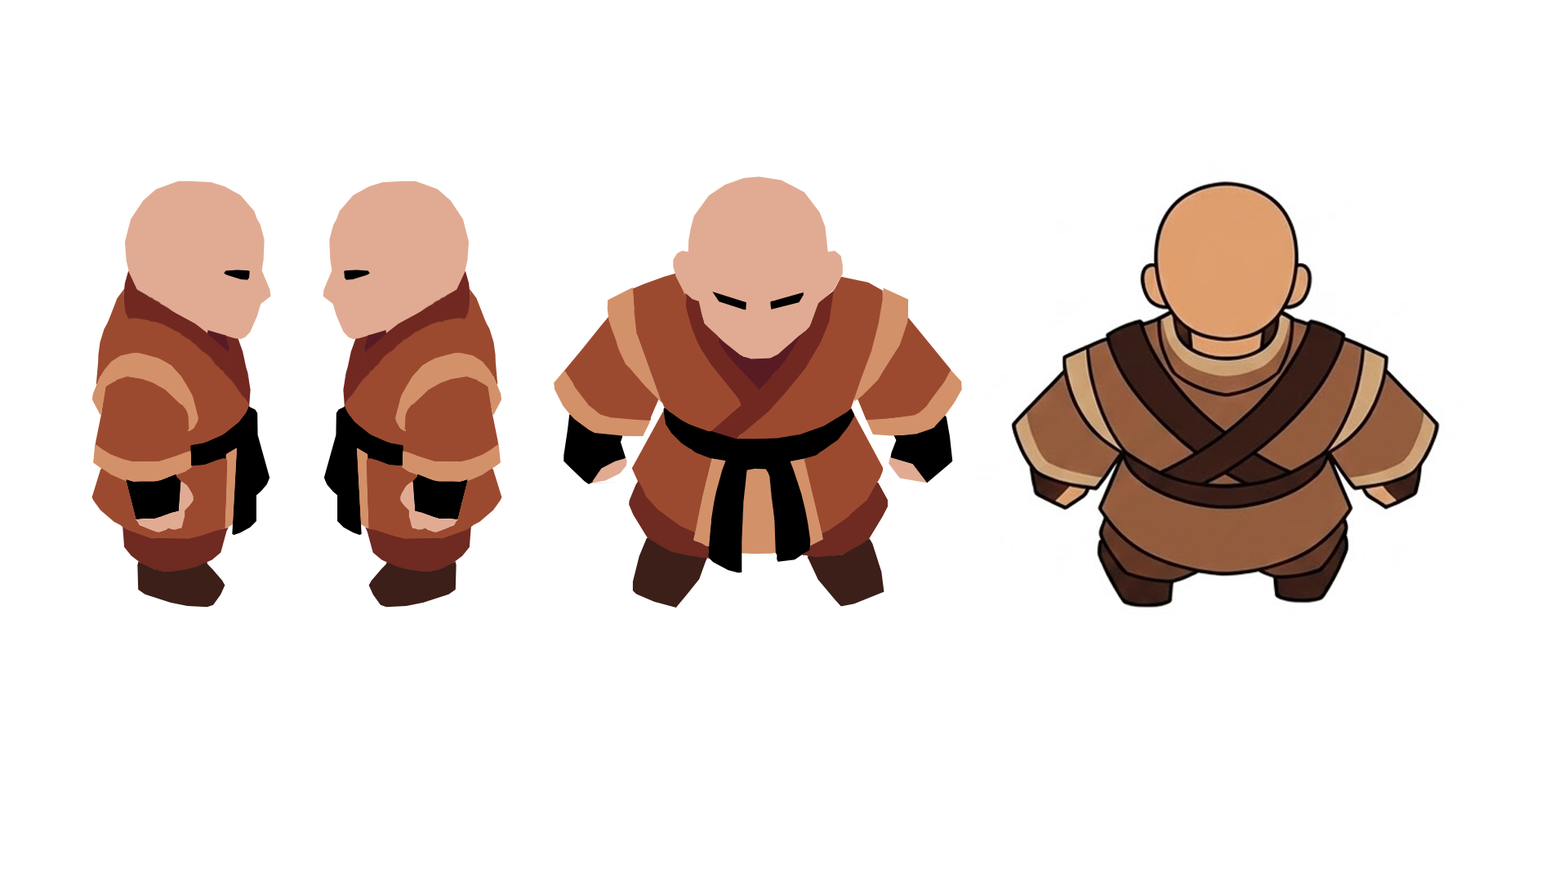
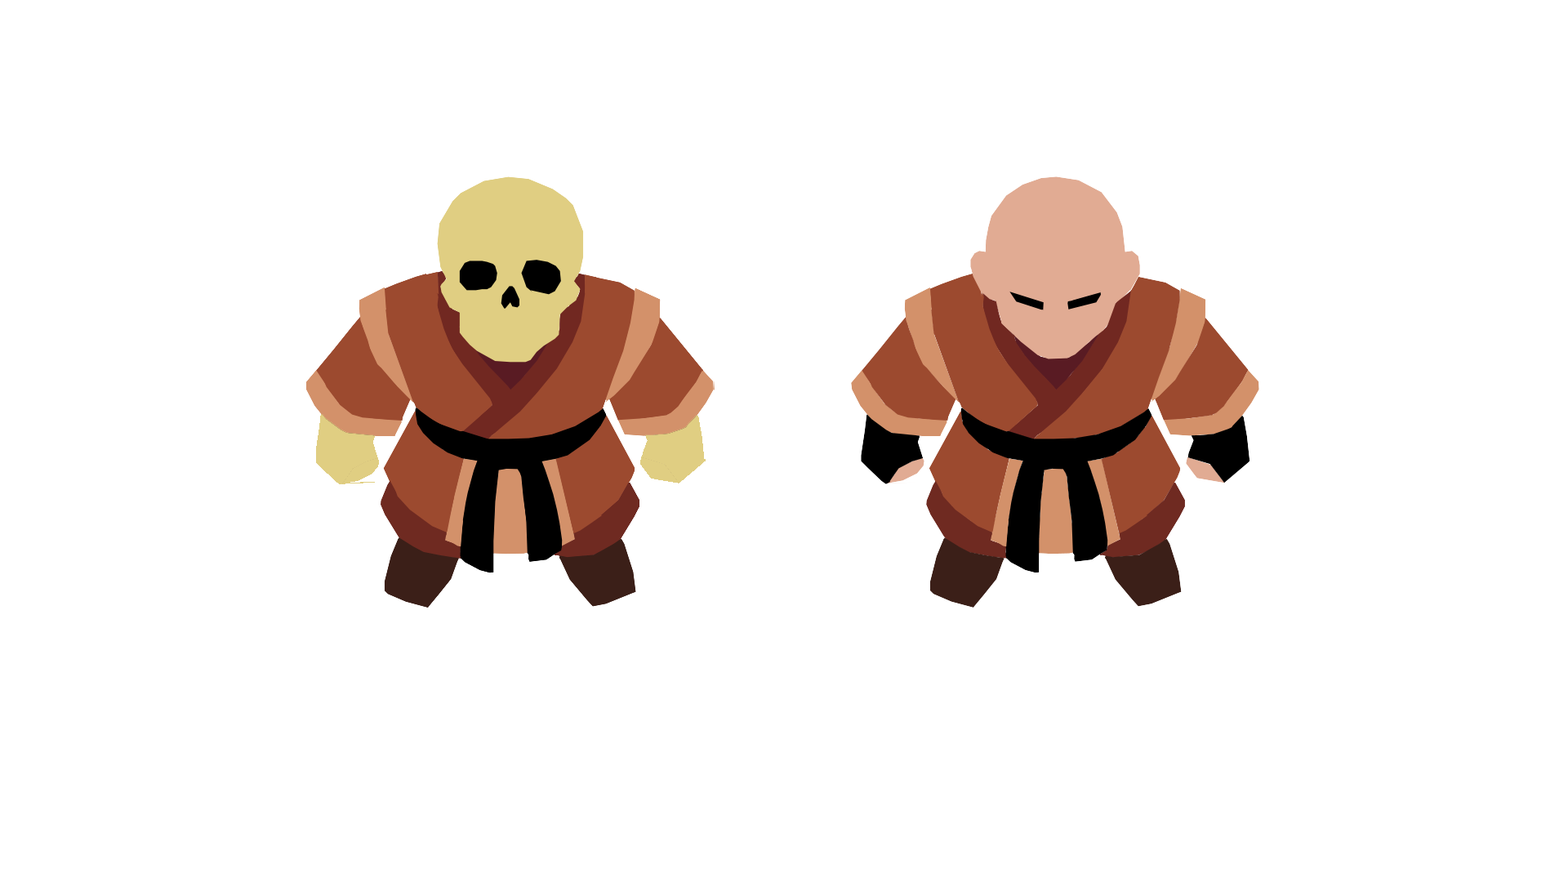
Layered file, before and after one edit (w=1568, h=882). Changes by layer:
hid "Layer 29" over [91, 180, 272, 608]
hid "Group 6 copy" over [322, 180, 503, 608]
hid "Group 5 copy", painted on it over [553, 176, 963, 608]
hid "Layer 31" over [962, 166, 1445, 615]
added layer "Capa 4 copia" above "Group 5 copia" over [306, 176, 715, 608]
added group "Group 5 copia" with 4 layers above "Group 5" over [306, 176, 715, 608]
added layer "Capa 4" in group "Group 5 copia" over [436, 176, 584, 363]
added layer "Layer 21" (1st of 2, in "Group 5 copia") in group "Group 5 copia" over [316, 407, 706, 574]
added layer "Layer 28" (1st of 2, in "Group 5 copia") in group "Group 5 copia" over [319, 288, 704, 572]
added layer "Layer 20" (1st of 2, in "Group 5 copia") in group "Group 5 copia" over [306, 270, 715, 608]
showed group "Group 5" (3 layers) over [850, 176, 1260, 608]
hid group "Group 4" (2 layers) over [91, 180, 448, 575]
hid "Background" over [91, 166, 1445, 615]